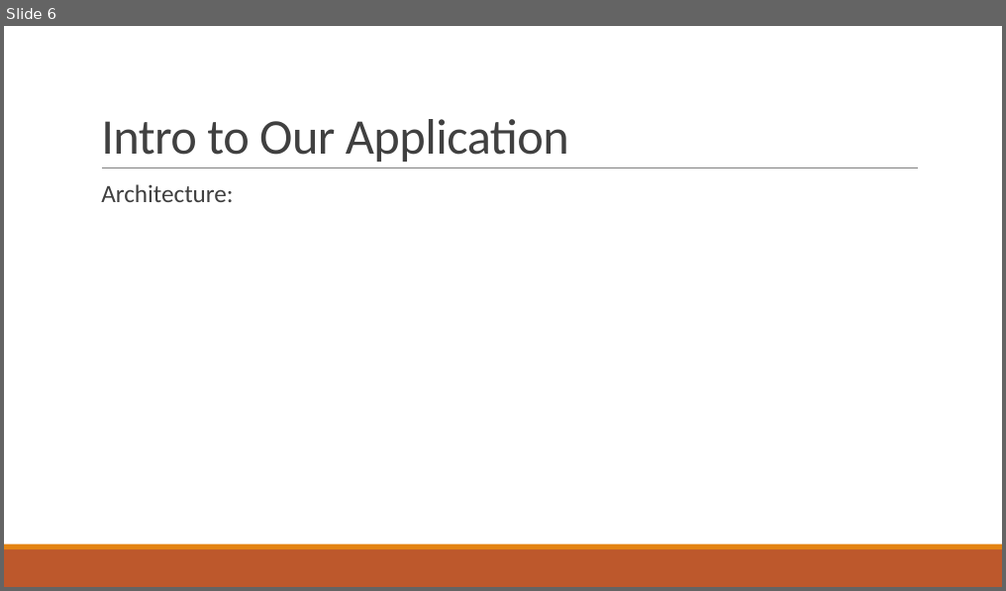
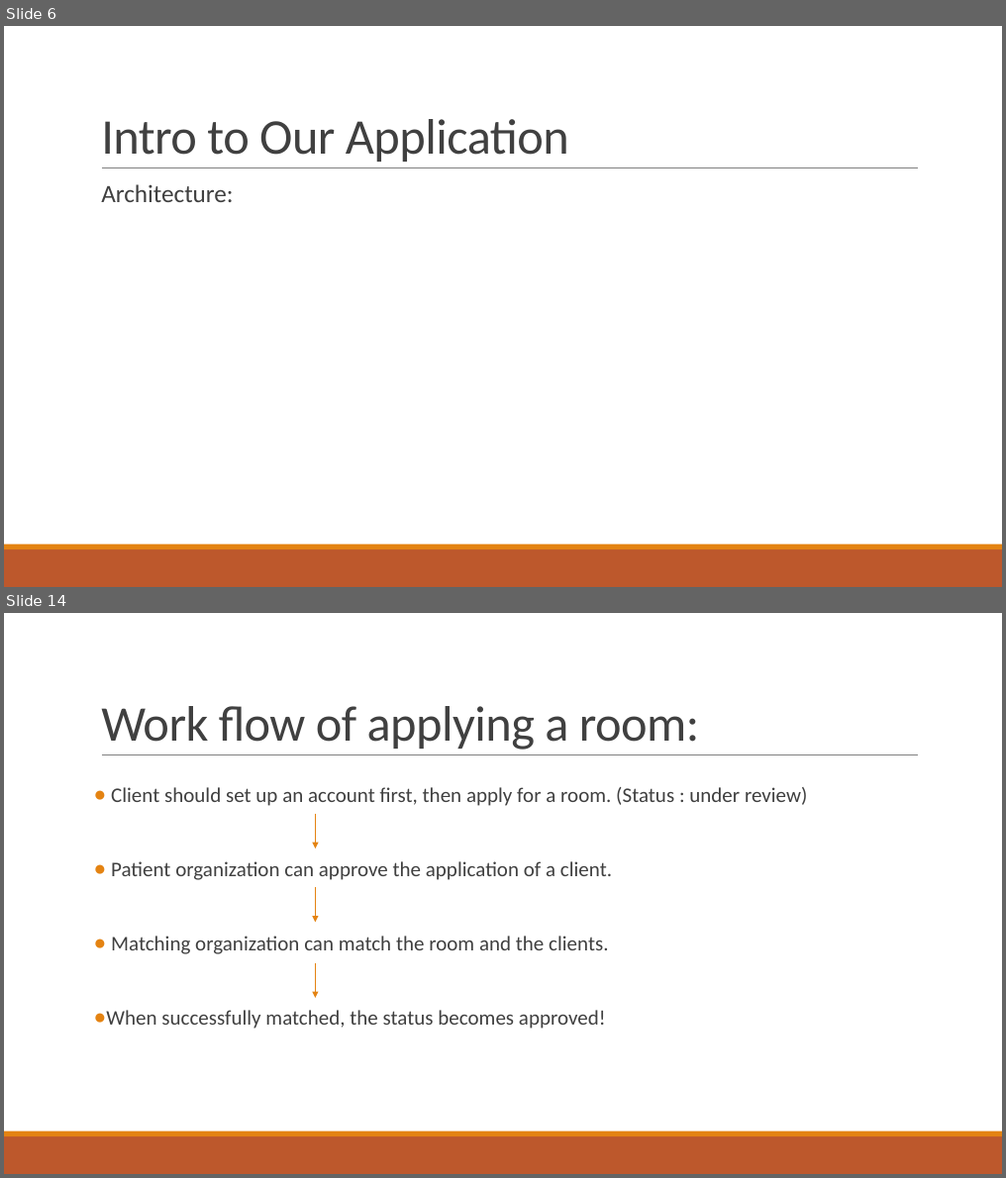
Before and after one commit to louis33217/Project, a slide deck: Final project/INFO 5100 Final Project.pptx. Shown one above the other, each under a label of ours: slide 6 before the commit, slides 6 and 14 after it; the slides between them are not shown. The pictures are 1006x591 and 1006x1178 pixels, drawn with LibreOffice and Linux fonts; fonts in the diff are those of the drawing; background and template pictures are left out. Boxes give left, top, right and bottom in pixels: in the first picture for what was removed or moved away, otherwise in the second. Text is boxed around its words. In the diff, an @@ line names an element or a change of style, - is before the commit and + after.

```diff
--- a/Final project/INFO 5100 Final Project.pptx
+++ b/Final project/INFO 5100 Final Project.pptx
@@ slide 14 added at [4,613,1002,1174], background #FFFFFF; not listed: 3 template elements that a slide beside it also shows @@
@@ title added at [101,706,699,750], 48 pt, text #404040 @@
+Work flow of applying a room:
@@ text added at [106,787,808,1029], 20 pt, text #404040 @@
+● Client should set up an account first, then apply for a room. (Status : under review)
+● Patient organization can approve the application of a client.
+● Matching organization can match the room and the clients.
+● When successfully matched, the status becomes approved!
@@ arrow added from (316, 814) to (316, 849), #E48312 1 pt @@
@@ arrow added from (316, 888) to (316, 922), #E48312 1 pt @@
@@ arrow added from (316, 963) to (316, 998), #E48312 1 pt @@
```
Also in this commit, not shown: 3 slides changed, 7 other slides added, 4 slides removed.
